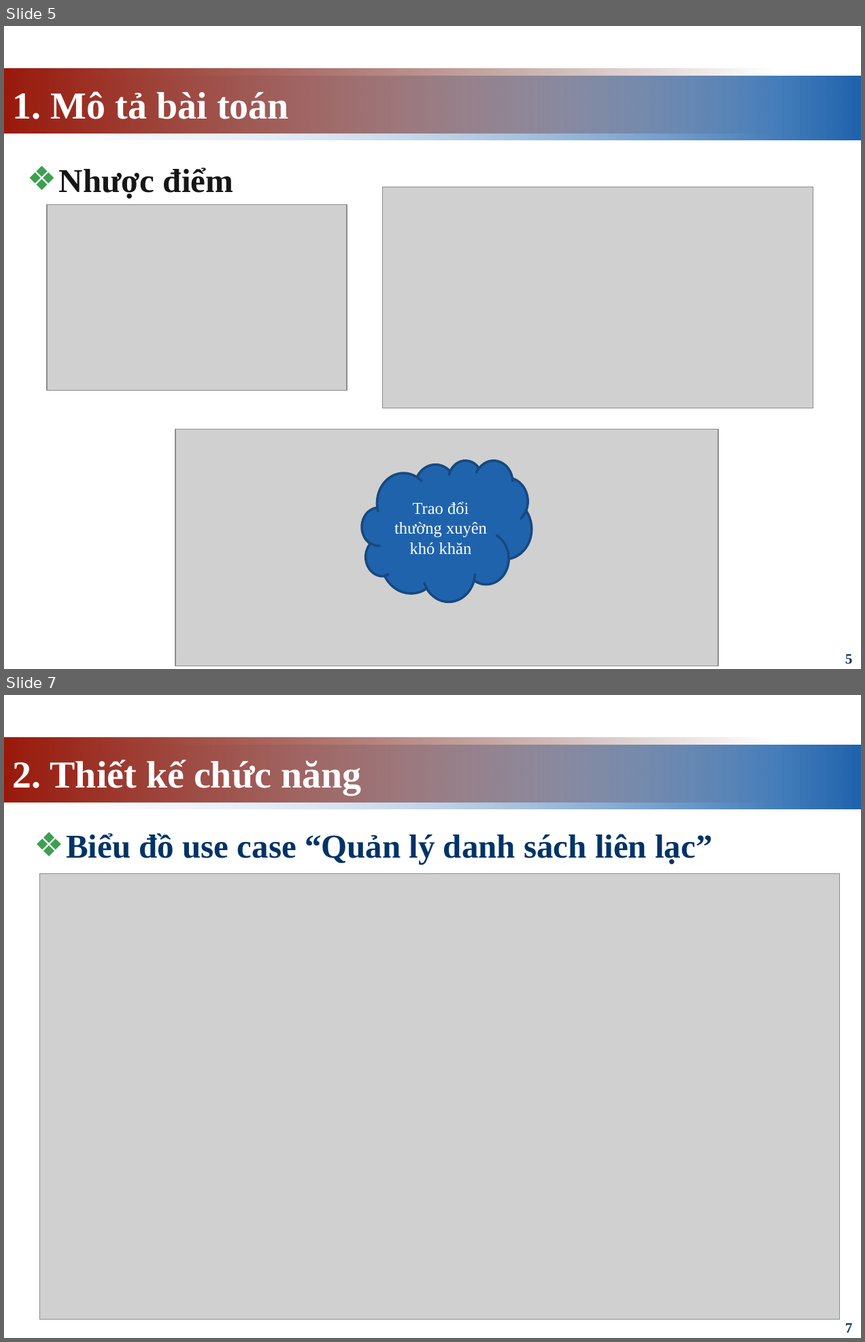
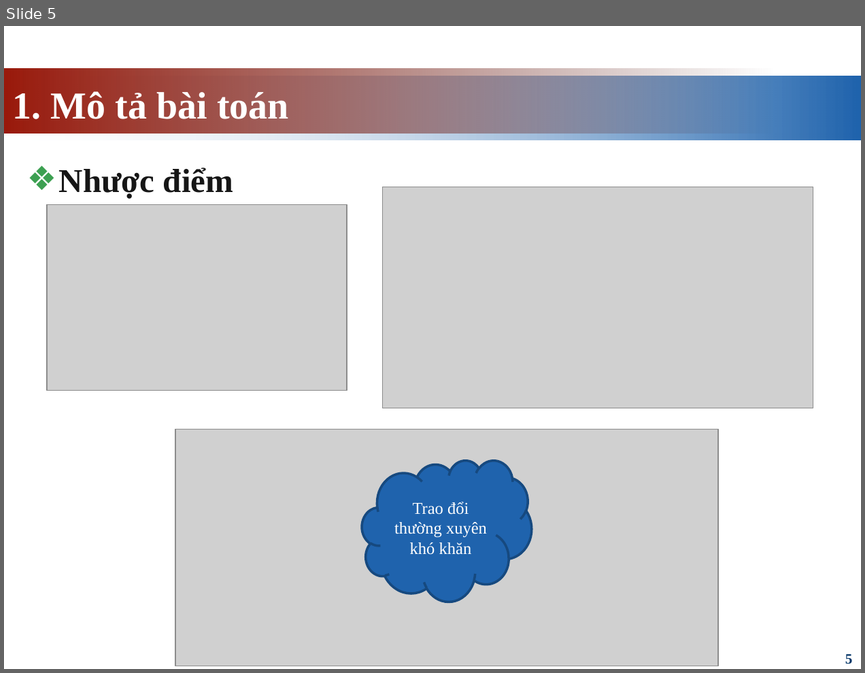
Before and after one commit to giangdoan164/Do_an, a slide deck: docs/Thuyết trình/Thuyết Trình.pptx. Shown one above the other, each under a label of ours: slides 5 and 7 before the commit, slide 5 after it; the slides between them are not shown. The pictures are 865x1342 and 865x673 pixels, drawn with LibreOffice and Linux fonts; fonts in the diff are those of the drawing; grey boxes stand for pictures. Boxes give left, top, right and bottom in pixels: in the first picture for what was removed or moved away, otherwise in the second. Text is boxed around its words. In the diff, an @@ line names an element or a change of style, - is before the commit and + after.

```diff
--- a/docs/Thuyết trình/Thuyết Trình.pptx
+++ b/docs/Thuyết trình/Thuyết Trình.pptx
@@ slide 7 removed at box(4, 695, 861, 1338), background #FFFFFF; not listed: 2 template elements that a slide beside it also shows @@
@@ title removed at box(13, 760, 362, 795) @@
-2. Thiết kế chức năng
@@ text removed at box(66, 833, 712, 864) @@
-❖ Biểu đồ use case “Quản lý danh sách liên lạc”
@@ picture removed at box(40, 873, 839, 1319) @@
@@ page number removed at box(845, 1323, 852, 1332) @@
-7
```
Also in this commit, not shown: 8 slides changed, 1 slide added, 2 other slides removed, 27 other files.
